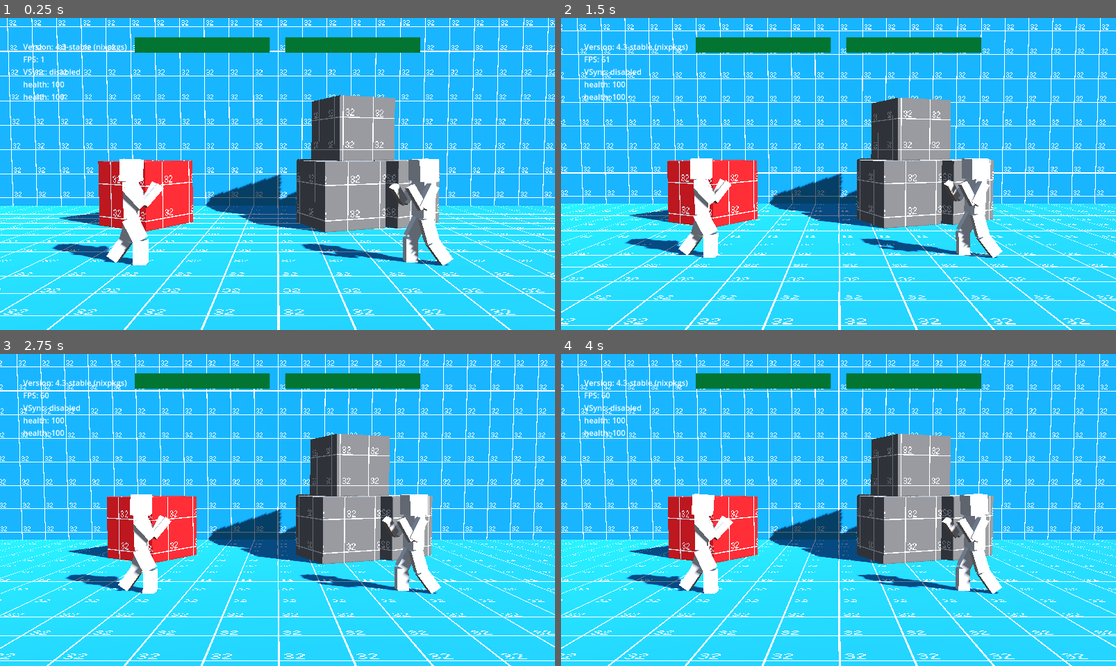
Above: before the commit, frames 1-4 (two rows, left to right).
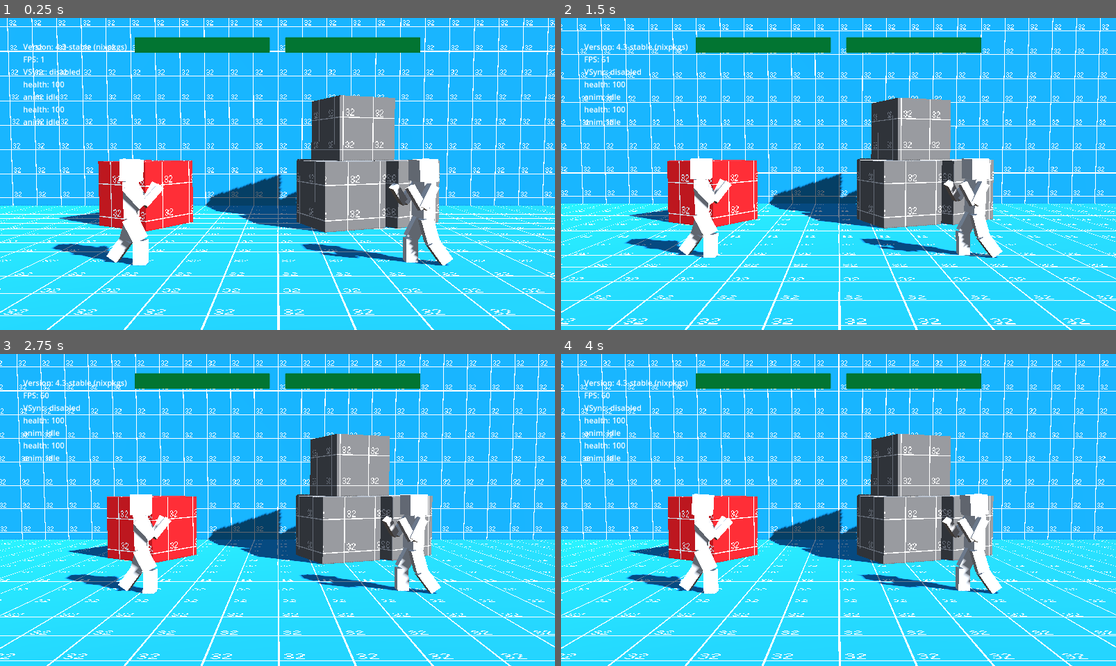
Above: after the commit, the same moments.

Repository: miklaskarjalainen/KioskKnockout
Game: Godot game, scene res://src/scenes/Arena1.tscn
Same seed, same stepped clock (60 frames per second), same inputs: the game is played once before the commit and once after it. This scene is started directly instead of the project's main scene.
Inputs (mouse positions are in pixels of both pictures, inside the frame that each line leads up to):
- Up to frame 1 (0.25 s): no input
- Up to frame 2 (1.5 s): tap Enter at 0.5 s; move the mouse to (960, 158) at 0.52 s; click (960, 158) at 0.67 s; drag from (727, 189) to (810, 236) at 1.27 s
- Up to frame 3 (2.75 s): move the mouse to (333, 441) at 2.02 s; click (333, 441) at 2.17 s
- Up to frame 4 (4 s): drag from (810, 572) to (672, 463) at 2.77 s; move the mouse to (1005, 556) at 3.52 s; click (1005, 556) at 3.67 s

The runs differ from the first frame. In frame 1, 0.3% of the frame differs, in the area x 4-82%, y 24-80%; in frame 2, 0.3%; in frame 3, 0.3%; in frame 4, 0.3%.

Commit message:
InAir & Jump animations.

Diff:
--- a/src/actors/AnimationHandler.gd
+++ b/src/actors/AnimationHandler.gd
@@ -7,7 +7,6 @@
 @export var anim: AnimationPlayer = null
 @export var actions: ActionController = null
 @export var controller: PlayerController = null
-var low_priority_anim: String = "idle"
 
 func stop_action():
 	anim.stop()
@@ -24,11 +23,26 @@
 		play_action(action)
 	)
 	actions.action_ended.connect(stop_action)
+	controller.on_jump.connect(func():
+		anim.stop()
+		anim.play("jump")
+	)
 
 func _physics_process(delta: float) -> void:
+	Debug.add_line("anim", anim.current_animation)
+
 	if controller.is_hitstun():
 		anim.play("hitstun")
 		return
+	if anim.current_animation == "jump" and anim.is_playing():
+		return
 
-	if not actions.is_performing_action() and anim.current_animation != low_priority_anim:
-		anim.play(low_priority_anim)
+	var target_anim = ""
+	if not actions.player.is_on_floor():
+		target_anim = "inair"
+	else:
+		target_anim = "idle"
+
+	if not actions.is_performing_action() and anim.current_animation != target_anim:
+
+		anim.play(target_anim)
--- a/src/actors/PlayerController.gd
+++ b/src/actors/PlayerController.gd
@@ -1,5 +1,7 @@
 extends Node
 class_name PlayerController
+
+signal on_jump()
 
 const GRAVITY := 52.0
 # 0 = no buffering allowed, 1 = 1 frame, etc... (Physics frames)
@@ -10,7 +12,7 @@
 @export var actions: ActionController = null
 
 @export var MoveSpeed: float = 3.4
-@export var JumpVelocity: float = 8.8
+@export var JumpVelocity: float = 10.2
 @export var JumpHoldStr: float = 12.5
 
 var _hitstun_timer   : int = 0 # How many frames left.
@@ -39,6 +41,7 @@
 	if _jump_buffer > -1:
 		player.velocity.y = JumpVelocity
 		_jump_buffer = -1
+		on_jump.emit()
 
 	# Get the input direction and handle the movement/deceleration.
 	# As good practice, you should replace UI actions with custom gameplay actions.
Not shown, changed: assets/characters/generic.gltf
Not shown, changed: assets/characters/generic.bbmodel
